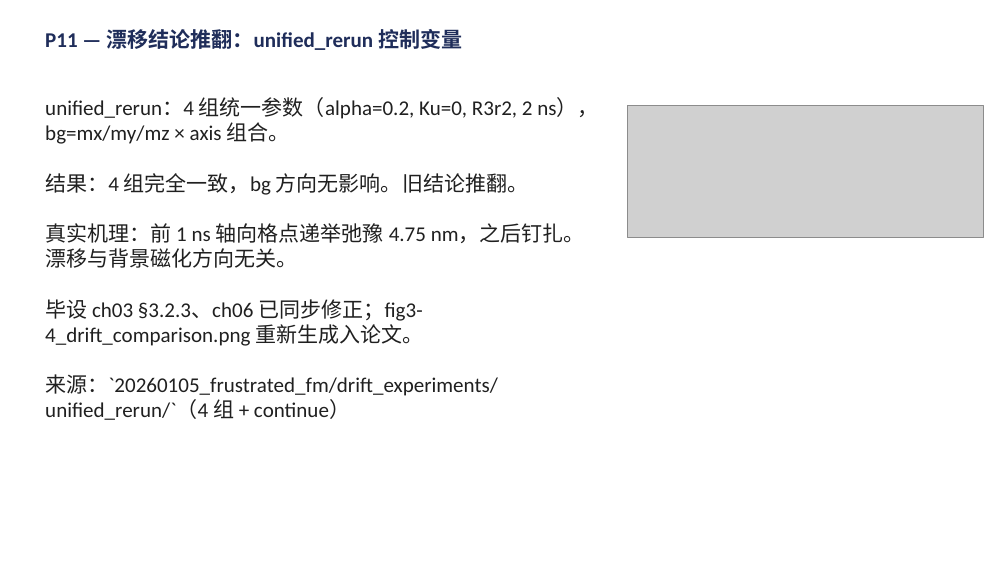
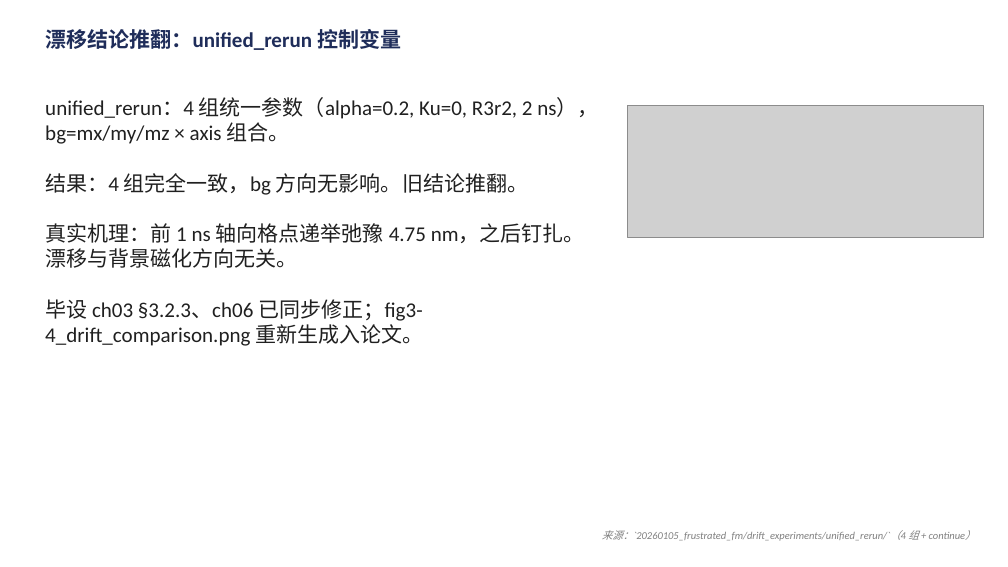
Before and after one commit to Wlybs/Hopfion, a slide deck: slide 11 of presentation/talk.pptx. Drawn at 1008x567 pixels with LibreOffice and Linux fonts; fonts in the diff are those of the drawing; grey boxes stand for pictures. Boxes give left, top, right and bottom in pixels: in the first picture for what was removed or moved away, otherwise in the second. Text is boxed around its words. In the diff, an @@ line names an element or a change of style, - is before the commit and + after.

```diff
--- a/presentation/talk.pptx
+++ b/presentation/talk.pptx
@@ text at <box>45,26,401,52</box>: text changed @@
-P11 — 漂移结论推翻：unified_rerun 控制变量
+漂移结论推翻：unified_rerun 控制变量
@@ text at <box>45,374,498,420</box>: paragraph removed @@
-来源：`20260105_frustrated_fm/drift_experiments/unified_rerun/`（4 组 + continue）
@@ text added at <box>602,530,966,541</box>, 10 pt, text #808080, italic @@
+来源：`20260105_frustrated_fm/drift_experiments/unified_rerun/`（4 组 + continue）
```
Also in this commit, not shown: 28 other slides changed, 1 other file.
